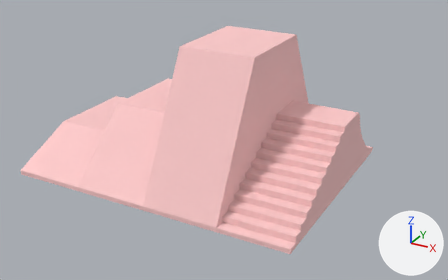
The glTF model public/slopes.glb: old version first, new version second.
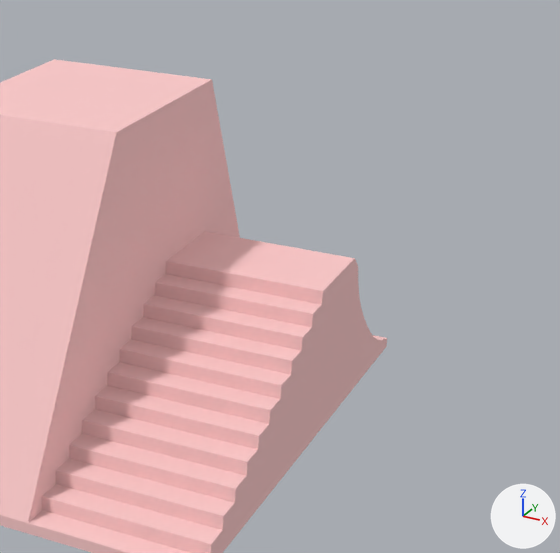
Each version is shown whole from a camera (50 mm lens) standing at (14.88, -22.36, 12.53) and looking at (2.95, -0.68, 1.69), then close up on the part from 46% to 100% of the width and 0% to 86% of the height. Lighting does not change. The marker at lower right points along +X, +Y and +Z.

The older version as bpy lines, for what is in view:
```python
me_cube_001 = bpy.data.meshes.new('Cube.001')
me_cube_001.from_pydata(...)  # 75 vertices, 108 faces; spans x 5.0..8.0, y -5.0..5.0, z 0.0..3.0
me_cube_001.materials.append(mat_material_001)  # pink #ffcccc
me_cube_004 = bpy.data.meshes.new('Cube.004')
me_cube_004.from_pydata(...)  # 48 vertices, 51 faces; spans x 1.67..5.0, y -5.0..5.0, z 0.0..6.0
me_cube_004.materials.append(mat_material_001)  # pink #ffcccc
ob_slopes_003 = bpy.data.objects.new('slopes.003', me_cube_004)
ob_slopes_003.location = (0.0, 0.0, 0.0)
ob_stairs = bpy.data.objects.new('stairs', me_cube_001)
ob_stairs.location = (0.0, 0.0, 0.0)
```
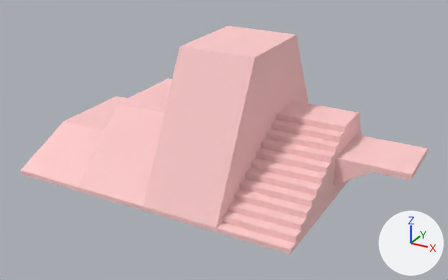
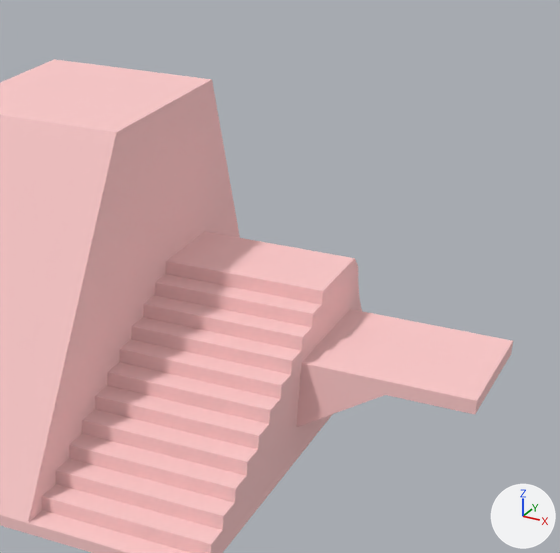
Commit message: add testing paltform at slopes

The change, as a list of edits to the scene's bpy script:
```text
Add me_cube_005:
    me_cube_005.from_pydata([(8.0, 2.01, 1.98), (8.0, 2.01, 0.73), (8.0, -0.7, 1.73), (11.0, 2.01, 1.98), (11.0, 2.01, 1.73), (9.5, 2.01, 1.98), (9.5, 2.01, 1.73), (11.0, -0.7, 1.98), (11.0, -0.7, 1.73), (9.5, -0.7, 1.98), (9.5, -0.7, 1.73), (8.0, -0.7, 0.73), (8.0, -0.7, 1.98)], [], [(6, 5, 3), (6, 3, 4), (10, 6, 4), (10, 4, 8), (8, 4, 3), (8, 3, 7), (0, 12, 9), (0, 9, 5), (11, 1, 6), (11, 6, 10), (1, 0, 5), (1, 5, 6), (9, 10, 8), (9, 8, 7), (9, 12, 2), (2, 11, 10), (2, 10, 9), (3, 5, 9), (3, 9, 7)])
    me_cube_005.materials.append(mat_material_001)  # pink #ffcccc
Add ob_stairs_001:
    ob_stairs_001 = bpy.data.objects.new('stairs.001', me_cube_005)
    ob_stairs_001.location = (0.0, 0.0, 0.0)
```

Location of each change, (x1, y1, x2, y2) in pixels of the close-ups (560 x 553 px):
'stairs.001', added (pink): after (297, 309, 513, 427)
